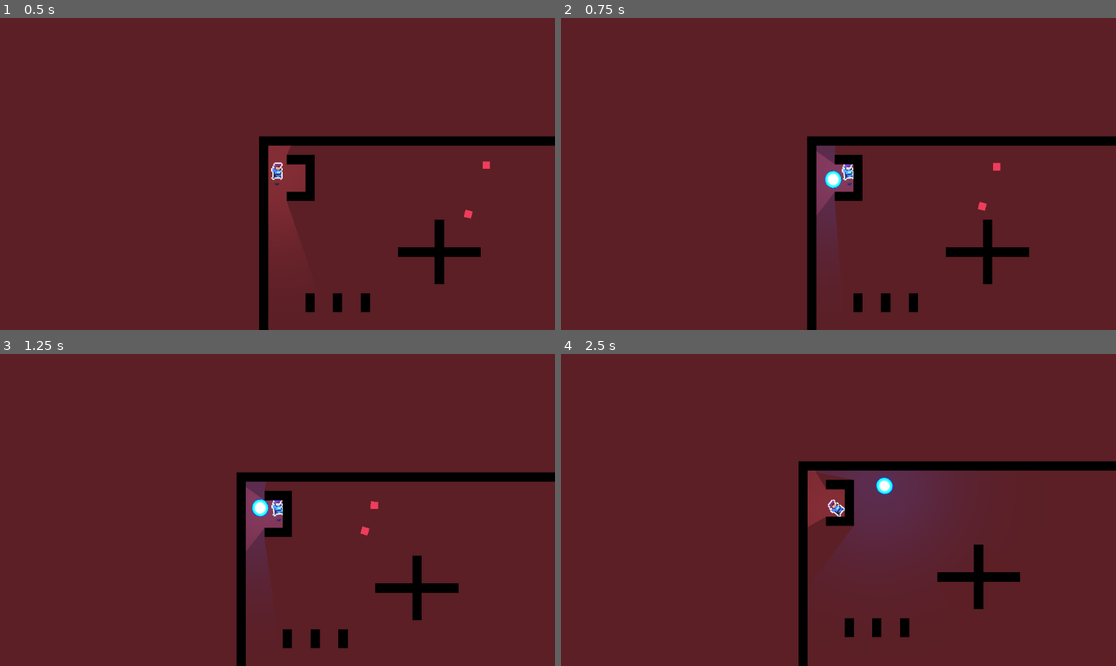
Above: before the commit, frames 1-4 (two rows, left to right).
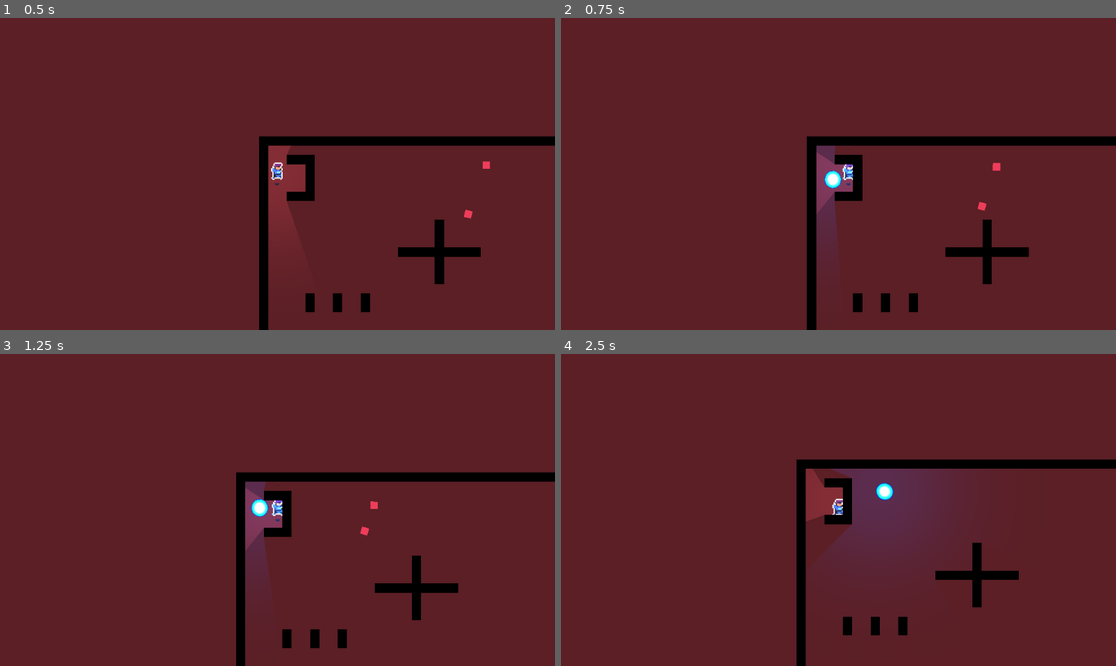
Above: after the commit, the same moments.

Repository: AHuang8693/CSC378-FinalProject
Game: Godot game, scene res://scenes/world.tscn
Same seed, same stepped clock (60 frames per second), same inputs: the game is played once before the commit and once after it.
Inputs (mouse positions are in pixels of both pictures, inside the frame that each line leads up to):
- Up to frame 1 (0.5 s): no input
- Up to frame 2 (0.75 s): move the mouse to (960, 158) at 0.52 s; hold D (right) from 0.53 s (still down); click (960, 158) at 0.6 s
- Up to frame 3 (1.25 s): keep holding D (right)
- Up to frame 4 (2.5 s): move the mouse to (727, 525) at 1.27 s; release D (right) at 1.28 s; hold S (down) 1.28-2.03 s; tap Space (space) at 1.35 s; move the mouse to (894, 441) at 2.02 s; hold D (right) from 2.03 s (still down); click (894, 441) at 2.1 s

Frame 1 is identical in both runs. In frame 2, 0.3% of the frame differs, in the area x 44-85%, y 38-100%; in frame 3, 0.4%; in frame 4, 2.4%, in the area x 42-100%, y 33-100%.

Commit message:
Made hitboxes visible in debug, player doesn't visually rotate

Diff:
--- /dev/null
+++ b/scenes/Circle.tscn
@@ -0,0 +1,12 @@
+[gd_scene load_steps=2 format=3 uid="uid://b8ux4nfgwfsw0"]
+
+[sub_resource type="CircleShape2D" id="CircleShape2D_8gf8n"]
+
+[node name="Circle" type="Node2D"]
+
+[node name="Sprite2D" type="Sprite2D" parent="."]
+
+[node name="Area2D" type="Area2D" parent="."]
+
+[node name="CollisionShape2D" type="CollisionShape2D" parent="Area2D"]
+shape = SubResource("CircleShape2D_8gf8n")
--- a/scenes/Player.tscn
+++ b/scenes/Player.tscn
@@ -1,14 +1,18 @@
-[gd_scene load_steps=10 format=3 uid="uid://8i7gv5ourwn3"]
+[gd_scene load_steps=14 format=3 uid="uid://8i7gv5ourwn3"]
 
-[ext_resource type="Script" path="res://scripts/Player.gd" id="1_v5ooo"]
+[ext_resource type="Script" path="res://scripts/player_scripts/Player.gd" id="1_v5ooo"]
 [ext_resource type="Texture2D" uid="uid://d3lgduytpslq6" path="res://assets/Players/players blue x2.png" id="2_bhcr2"]
+[ext_resource type="Script" path="res://scripts/player_scripts/playerCollisionShape2D.gd" id="2_skxtw"]
 [ext_resource type="Texture2D" uid="uid://bkgdvfakhncsh" path="res://assets/Spotlight.png" id="3_6qhfv"]
+[ext_resource type="Script" path="res://scripts/player_scripts/playerSprite2D.gd" id="3_kn7g0"]
+[ext_resource type="Script" path="res://scripts/player_scripts/playerArea2D.gd" id="4_37uqk"]
+[ext_resource type="Script" path="res://scripts/player_scripts/playerPointLight2D.gd" id="7_t4gs0"]
 
 [sub_resource type="RectangleShape2D" id="RectangleShape2D_2erpq"]
 size = Vector2(16, 16)
 
 [sub_resource type="RectangleShape2D" id="RectangleShape2D_m1cux"]
-size = Vector2(28, 37)
+size = Vector2(21, 37)
 
 [sub_resource type="Animation" id="Animation_8yblg"]
 length = 0.001
@@ -75,6 +79,7 @@
 [node name="CollisionShape2D" type="CollisionShape2D" parent="."]
 position = Vector2(-1, 0)
 shape = SubResource("RectangleShape2D_2erpq")
+script = ExtResource("2_skxtw")
 
 [node name="Sprite2D" type="Sprite2D" parent="."]
 position = Vector2(-1, 0)
@@ -83,13 +88,15 @@
 hframes = 8
 vframes = 13
 frame = 24
+script = ExtResource("3_kn7g0")
 
 [node name="Area2D" type="Area2D" parent="."]
 collision_layer = 2
 collision_mask = 5
+script = ExtResource("4_37uqk")
 
 [node name="CollisionShape2D" type="CollisionShape2D" parent="Area2D"]
-position = Vector2(-1, 1.5)
+position = Vector2(-1.5, 1.5)
 shape = SubResource("RectangleShape2D_m1cux")
 
 [node name="Camera2D" type="Camera2D" parent="."]
@@ -100,6 +107,7 @@
 color = Color(1, 1, 1, 0.454902)
 shadow_enabled = true
 texture = ExtResource("3_6qhfv")
+script = ExtResource("7_t4gs0")
 
 [node name="AnimationPlayer" type="AnimationPlayer" parent="."]
 libraries = {
--- /dev/null
+++ b/scripts/player_scripts/playerArea2D.gd
@@ -0,0 +1,11 @@
+extends Area2D
+
+
+# Called when the node enters the scene tree for the first time.
+func _ready():
+	pass # Replace with function body.
+
+
+# Called every frame. 'delta' is the elapsed time since the previous frame.
+func _process(delta):
+	global_rotation = 0
--- /dev/null
+++ b/scripts/player_scripts/playerCollisionShape2D.gd
@@ -0,0 +1,11 @@
+extends CollisionShape2D
+
+
+# Called when the node enters the scene tree for the first time.
+func _ready():
+	pass # Replace with function body.
+
+
+# Called every frame. 'delta' is the elapsed time since the previous frame.
+func _process(delta):
+	global_rotation = 0
--- /dev/null
+++ b/scripts/player_scripts/playerPointLight2D.gd
@@ -0,0 +1,11 @@
+extends PointLight2D
+
+
+# Called when the node enters the scene tree for the first time.
+func _ready():
+	pass # Replace with function body.
+
+
+# Called every frame. 'delta' is the elapsed time since the previous frame.
+func _process(delta):
+	global_rotation = 0
--- /dev/null
+++ b/scripts/player_scripts/playerSprite2D.gd
@@ -0,0 +1,11 @@
+extends Sprite2D
+
+
+# Called when the node enters the scene tree for the first time.
+func _ready():
+	pass # Replace with function body.
+
+
+# Called every frame. 'delta' is the elapsed time since the previous frame.
+func _process(delta):
+	global_rotation = 0
Renamed: scripts/Player.gd -> scripts/player_scripts/Player.gd
